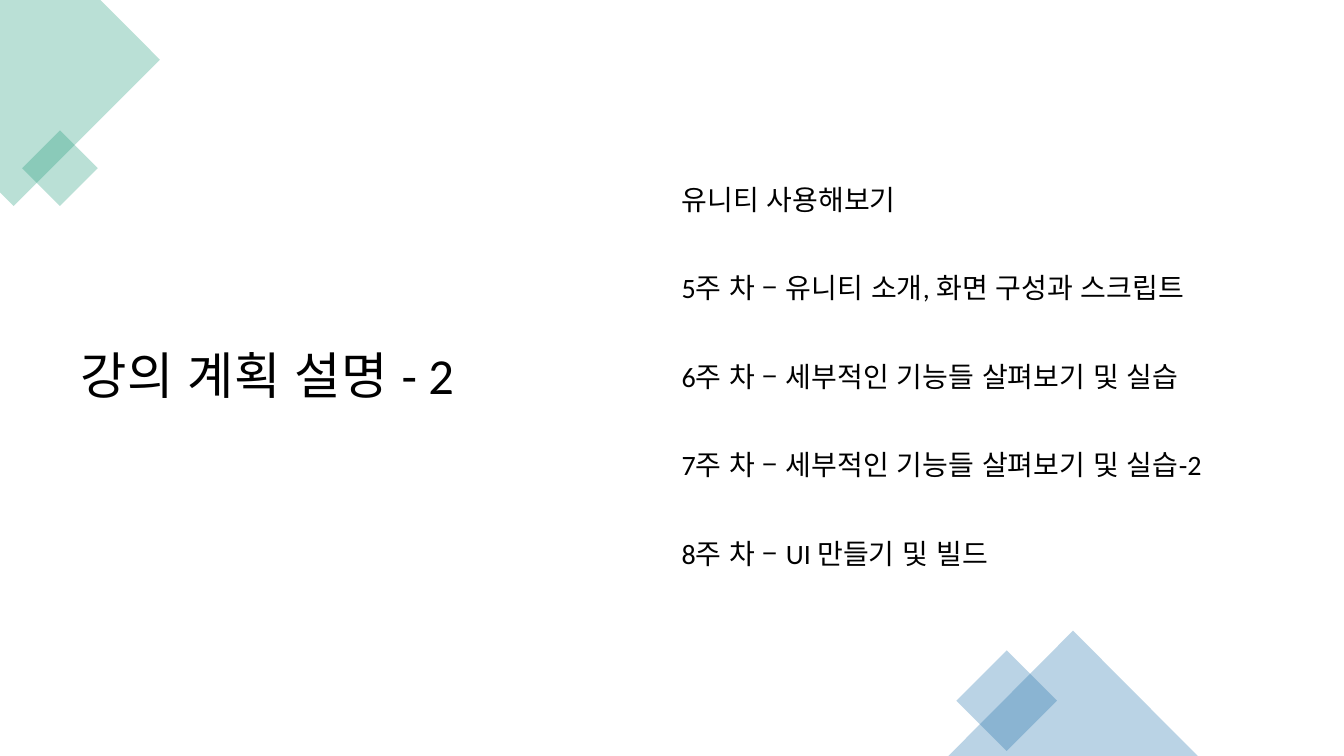
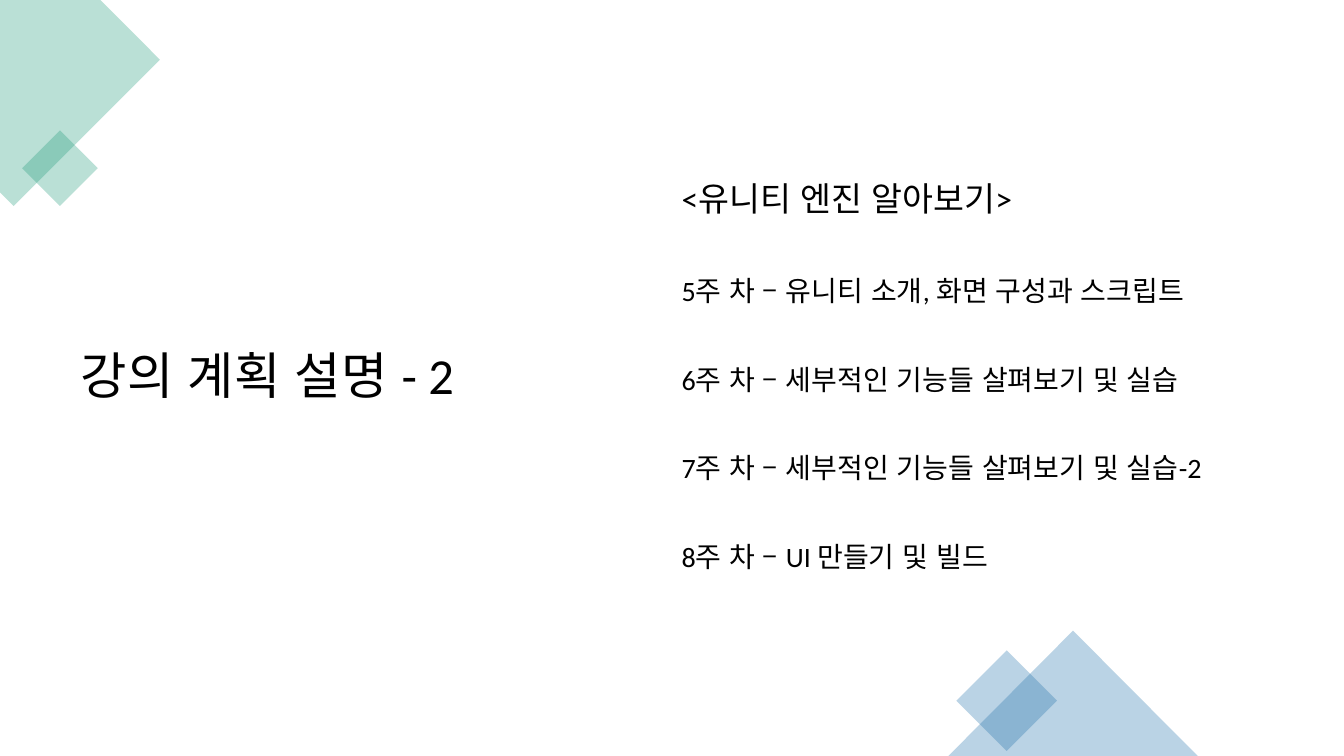
Before and after one commit to kjh99660/Study_powerpoint, a slide deck: slide 6 of c# 및 유니티 스터디 기초반_스터디개요.pptx. Drawn at 1344x756 pixels with LibreOffice and Linux fonts; fonts in the diff are those of the drawing. Boxes give left, top, right and bottom in pixels: in the first picture for what was removed or moved away, otherwise in the second. Text is boxed around its words. In the diff, an @@ line names an element or a change of style, - is before the commit and + after.

```diff
--- a/c# 및 유니티 스터디 기초반_스터디개요.pptx
+++ b/c# 및 유니티 스터디 기초반_스터디개요.pptx
@@ text at box(682, 183, 1012, 214): text changed; size 20 to 24 pt @@
-유니티 사용해보기
+<유니티 엔진 알아보기>
```
Also in this commit, not shown: 5 other slides changed, 2 other files.
